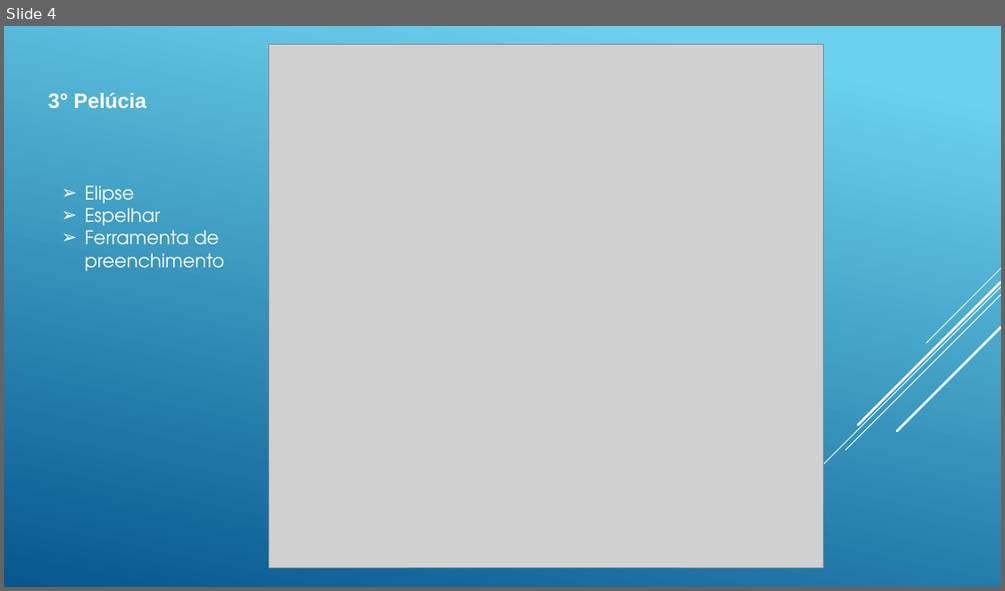
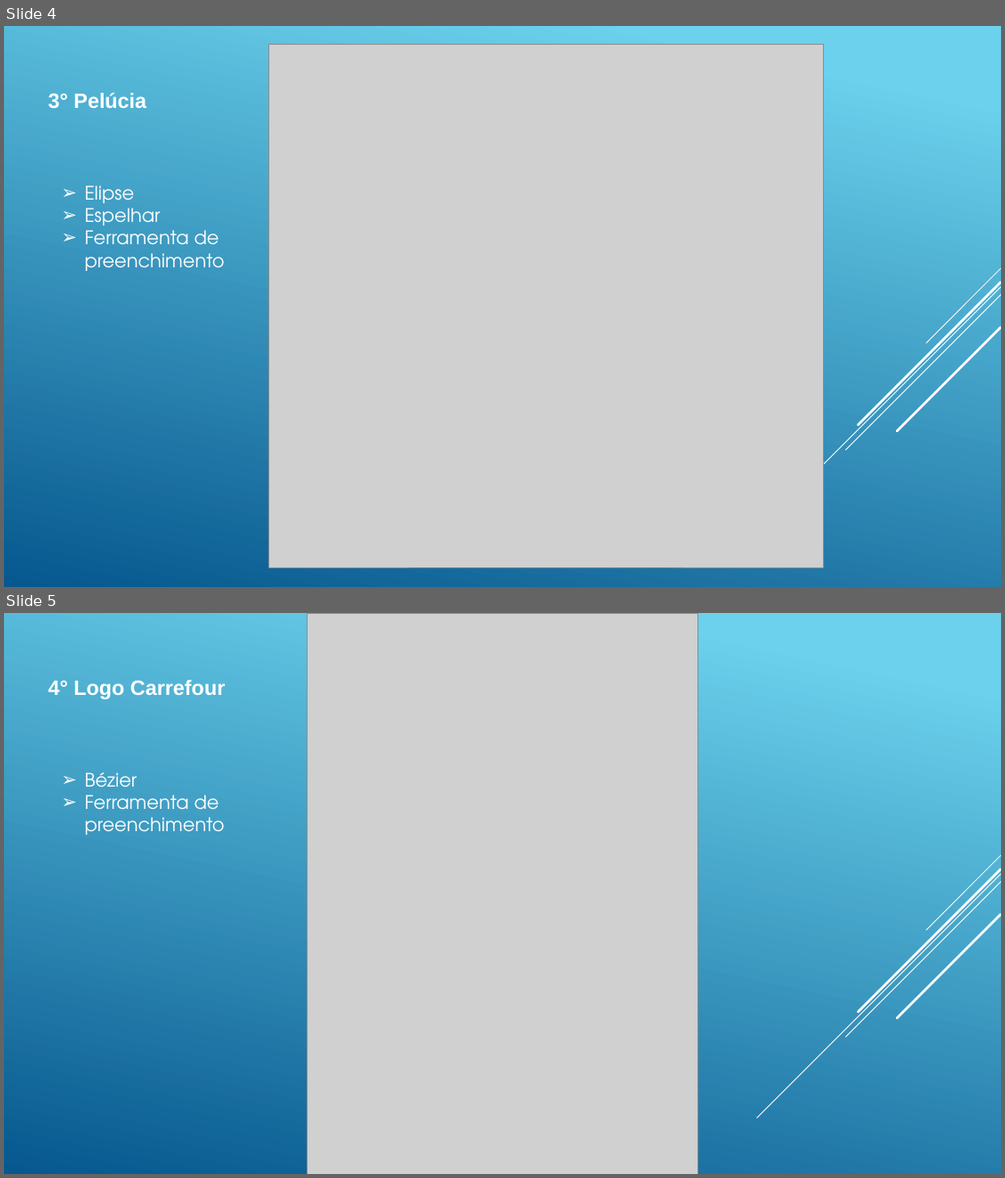
Before and after one commit to Fernandogit32/Informatica-Para-Internet, a slide deck: primeiro modulo/Arte-Digital/Portfolio.pptx. Shown one above the other, each under a label of ours: slide 4 before the commit, slides 4 and 5 after it. The pictures are 1005x591 and 1005x1178 pixels, drawn with LibreOffice and Linux fonts; fonts in the diff are those of the drawing; grey boxes stand for pictures. Boxes give left, top, right and bottom in pixels: in the first picture for what was removed or moved away, otherwise in the second. Text is boxed around its words. In the diff, an @@ line names an element or a change of style, - is before the commit and + after.

```diff
--- a/primeiro modulo/Arte-Digital/Portfolio.pptx
+++ b/primeiro modulo/Arte-Digital/Portfolio.pptx
@@ slide 5 added at [4, 613, 1001, 1174], background gradient #6ED2EB to #06588E; not listed: 5 template elements that a slide beside it also shows @@
@@ picture added at [307, 613, 698, 1174] @@
@@ text added at [48, 680, 225, 699], 20 pt, text #FFFFFF, bold @@
+4° Logo Carrefour
@@ text added at [85, 772, 225, 835], 18 pt, text #FFFFFF @@
+➢ Bézier
+➢ Ferramenta de preenchimento
```
Also in this commit, not shown: 2 other slides added, 1 other file.
